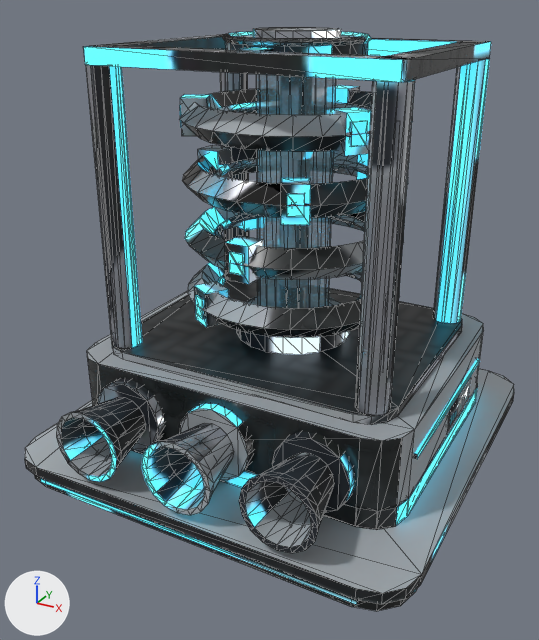
The glTF model game/world/models/enterprise_warp_drive.glb as it was, and as the next commit left it.
Camera for both pictures: a 50 mm lens placed at (0.658, -1.279, 0.906), pointed at (-0.009, -0.066, 0.3). Arrows for +X, +Y and +Z are at lower left; the lights stay in place. The first picture is the older version. Mesh edges are drawn as thin lines. Where no turn or scale is listed for an object, it has been applied to the vertices. Vertices at exactly the same position are counted once.

The scene before the commit, as lines of its bpy script (objects in view):
```python
me_move_rotor = bpy.data.meshes.new('move_rotor')
me_move_rotor.from_pydata(...)  # 1024 vertices, 1952 faces; spans x -0.22..0.22, y -0.22..0.22, z 0.065..0.48
me_move_rotor.materials.append(mat_te_enterprise_warp_drive)
me_te_enterprise_warp_drive = bpy.data.meshes.new('te_enterprise_warp_drive')
me_te_enterprise_warp_drive.from_pydata(...)  # 1222 vertices, 2210 faces; spans x -0.42..0.42, y -0.42..0.42, z 0.0..0.845
# faces by material slot: [2134, 76]
me_te_enterprise_warp_drive.materials.append(mat_te_enterprise_warp_drive)
me_te_enterprise_warp_drive.materials.append(mat_te_enterprise_warp_drive_glass)  # cyan #9ec7d6
ob_move_rotor = bpy.data.objects.new('move_rotor', me_move_rotor)
ob_move_rotor.location = (0.0, 0.02, 0.246)
ob_te_enterprise_warp_drive = bpy.data.objects.new('te_enterprise_warp_drive', me_te_enterprise_warp_drive)
ob_te_enterprise_warp_drive.location = (0.0, 0.0, 0.0)
```
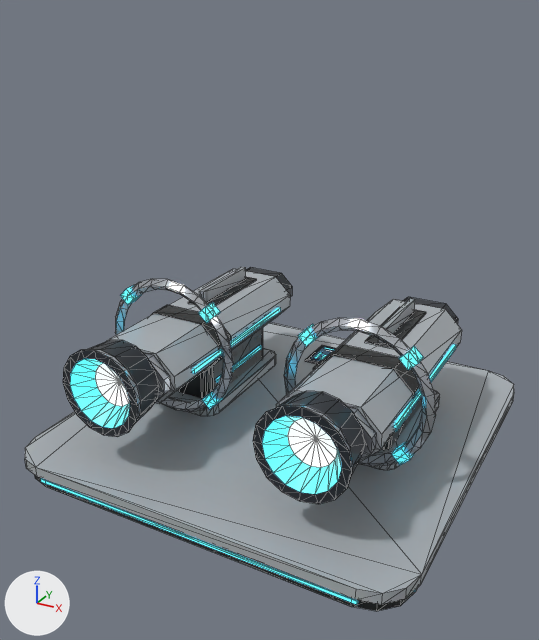
Location of each change, (x1, y1, x2, y2) in pixels of the pictures (539 x 640 px):
'te_enterprise_warp_drive', reshaped (41% shorter): before (25, 27, 514, 611); after (25, 267, 514, 611)
'move_rotor', deleted: before (179, 85, 413, 338)
'move_rotor_2', added: after (284, 318, 436, 466)
'move_rotor_1', added: after (115, 279, 233, 412)
part 1 of me_te_enterprise_warp_drive, added: after (216, 345, 262, 383)
part 2 of me_te_enterprise_warp_drive, added: after (192, 307, 281, 374)
part 3 of me_te_enterprise_warp_drive, added: after (199, 267, 246, 302)
part 4 of me_te_enterprise_warp_drive, added: after (188, 277, 257, 305)
part 5 of me_te_enterprise_warp_drive, added (mostly hidden): after (395, 396, 422, 431)
part 6 of me_te_enterprise_warp_drive, added: after (394, 344, 456, 429)
part 7 of me_te_enterprise_warp_drive, added: after (378, 299, 415, 343)
part 8 of me_te_enterprise_warp_drive, added: after (365, 307, 426, 348)
part 9 of me_te_enterprise_warp_drive, added: after (305, 345, 336, 364)
part 10 of me_te_enterprise_warp_drive, deleted: before (56, 27, 491, 553)
part 11 of me_te_enterprise_warp_drive, reshaped: before (87, 58, 490, 530); after (63, 267, 462, 504)
part 12 of me_te_enterprise_warp_drive, surface changed: before (25, 369, 514, 607); after (25, 322, 514, 607)

Edits to the bpy script that builds the scene:
```text
Change me_te_enterprise_warp_drive:
    used by ob_te_enterprise_warp_drive; location = (0.0, 0.0, 0.0)
    remove me_te_enterprise_warp_drive.from_pydata(...)  # 1222 vertices, 2210 faces; spans x -0.42..0.42, y -0.42..0.42, z 0.0..0.845
    add me_te_enterprise_warp_drive.from_pydata(...)  # 704 vertices, 1190 faces; spans x -0.42..0.42, y -0.42..0.42, z 0.0..0.31
    me_te_enterprise_warp_drive part 1: a new loose piece, a box spanning x -0.163..-0.155, y -0.04..0.16, z 0.106..0.114, in mat_te_enterprise_warp_drive
    me_te_enterprise_warp_drive part 2: a new loose piece, a box spanning x -0.114..-0.104, y -0.2..0.16, z 0.215..0.225, in mat_te_enterprise_warp_drive
    me_te_enterprise_warp_drive part 3: a new loose piece, a box spanning x -0.216..-0.204, y -0.01..0.17, z 0.275..0.305, in mat_te_enterprise_warp_drive
    me_te_enterprise_warp_drive part 4: a new loose piece, a box spanning x -0.24..-0.18, y -0.02..0.18, z 0.2735..0.2775, in mat_te_enterprise_warp_drive
    me_te_enterprise_warp_drive part 5: a new loose piece, a box spanning x 0.257..0.265, y -0.04..0.16, z 0.106..0.114, in mat_te_enterprise_warp_drive
    me_te_enterprise_warp_drive part 6: a new loose piece, a box spanning x 0.306..0.316, y -0.2..0.16, z 0.215..0.225, in mat_te_enterprise_warp_drive
    me_te_enterprise_warp_drive part 7: a new loose piece, a box spanning x 0.204..0.216, y -0.01..0.17, z 0.275..0.305, in mat_te_enterprise_warp_drive
    me_te_enterprise_warp_drive part 8: a new loose piece, a box spanning x 0.18..0.24, y -0.02..0.18, z 0.2735..0.2775, in mat_te_enterprise_warp_drive
    me_te_enterprise_warp_drive part 9: a new loose piece, a box spanning x -0.08..0.08, y 0.25..0.35, z 0.0502..0.0542, in mat_te_enterprise_warp_drive
    me_te_enterprise_warp_drive part 10: 40 loose pieces with 902 vertices, spanning x -0.3..0.356, y -0.42..0.265, z 0.065..0.845, are deleted
    me_te_enterprise_warp_drive part 11: 224 vertices removed from x -0.352..0.352, y -0.3..0.322, z 0.05..0.79; 504 vertices added at x -0.312..0.312, y -0.36..0.342, z 0.05..0.31
    me_te_enterprise_warp_drive part 12: 167 kept faces spanning x -0.42..0.42, y -0.42..0.42, z 0.0..0.05 get new texture (UV) coordinates
    other edits to the shape of me_te_enterprise_warp_drive do not show in these pictures
    remove me_te_enterprise_warp_drive.materials.append(mat_te_enterprise_warp_drive_glass)  # cyan #9ec7d6
Add me_move_rotor_2:
    me_move_rotor_2.from_pydata(...)  # 128 vertices, 240 faces; spans x -0.152..0.152, y -0.013..0.013, z -0.152..0.152
    me_move_rotor_2.materials.append(mat_te_enterprise_warp_drive)
Add me_move_rotor_1:
    me_move_rotor_1.from_pydata(...)  # 128 vertices, 240 faces; spans x -0.152..0.152, y -0.013..0.013, z -0.152..0.152
    me_move_rotor_1.materials.append(mat_te_enterprise_warp_drive)
Remove ob_move_rotor:
    ob_move_rotor = bpy.data.objects.new('move_rotor', me_move_rotor)
    ob_move_rotor.location = (0.0, 0.02, 0.246)
Add ob_move_rotor_2:
    ob_move_rotor_2 = bpy.data.objects.new('move_rotor_2', me_move_rotor_2)
    ob_move_rotor_2.location = (0.21, -0.13, 0.22)
Add ob_move_rotor_1:
    ob_move_rotor_1 = bpy.data.objects.new('move_rotor_1', me_move_rotor_1)
    ob_move_rotor_1.location = (-0.21, -0.13, 0.22)
```
